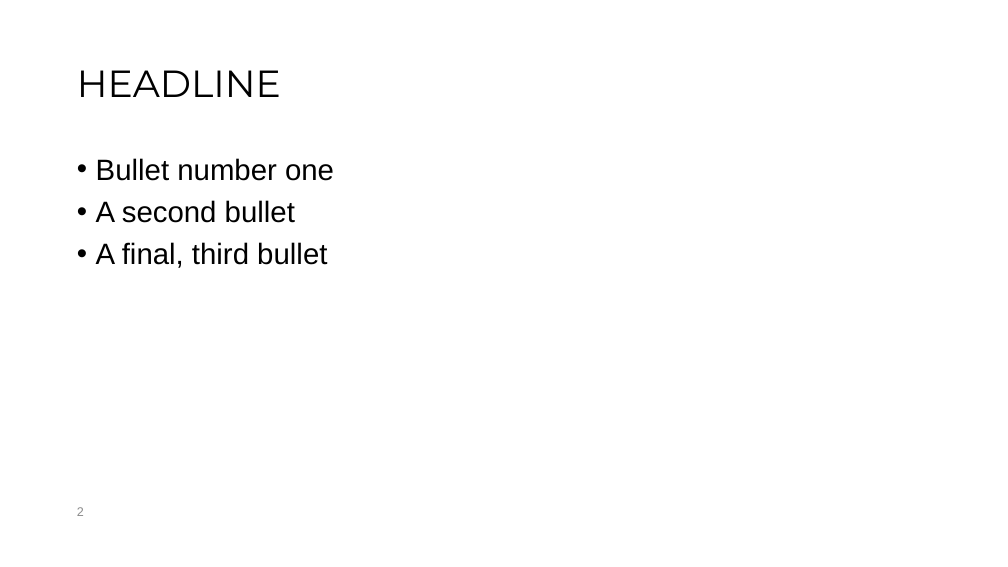
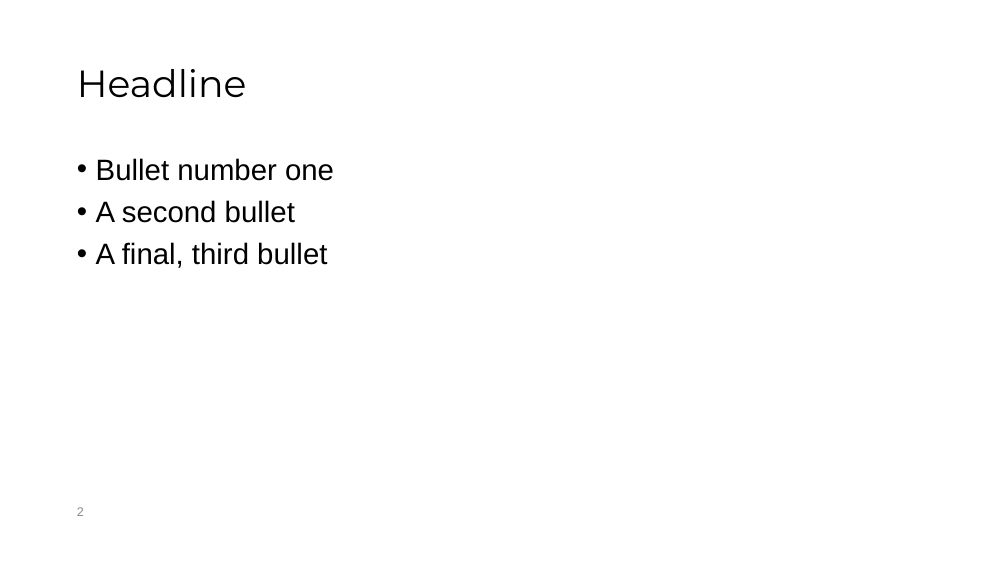
Before and after one commit to ARTS-Laboratory/ARTS-Lab-Branding, a slide deck: slide 2 of PowerPoint/ARTS-Lab_USC_slide_template.pptx. Drawn at 1008x567 pixels with LibreOffice and Linux fonts; fonts in the diff are those of the drawing; background and template pictures are left out. Boxes give left, top, right and bottom in pixels: in the first picture for what was removed or moved away, otherwise in the second. Text is boxed around its words. In the diff, an @@ line names an element or a change of style, - is before the commit and + after.

```diff
--- a/PowerPoint/ARTS-Lab_USC_slide_template.pptx
+++ b/PowerPoint/ARTS-Lab_USC_slide_template.pptx
@@ title at <box>77,69,247,98</box>: text changed @@
-HEADLINE
+Headline
```
Also in this commit, not shown: 2 other slides changed.
